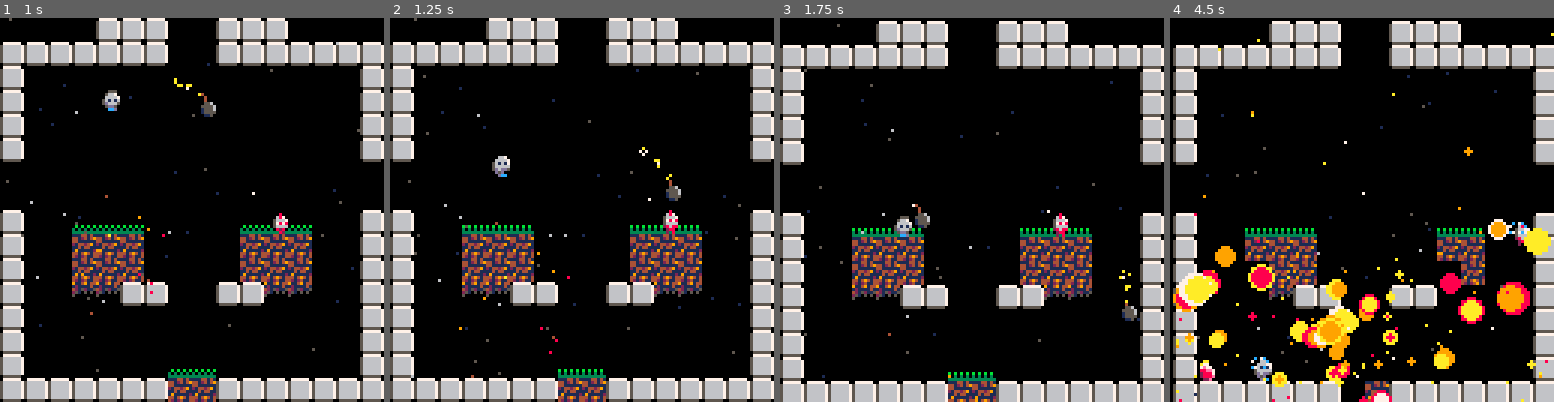
Above: before the commit, frames 1-4 (left to right).
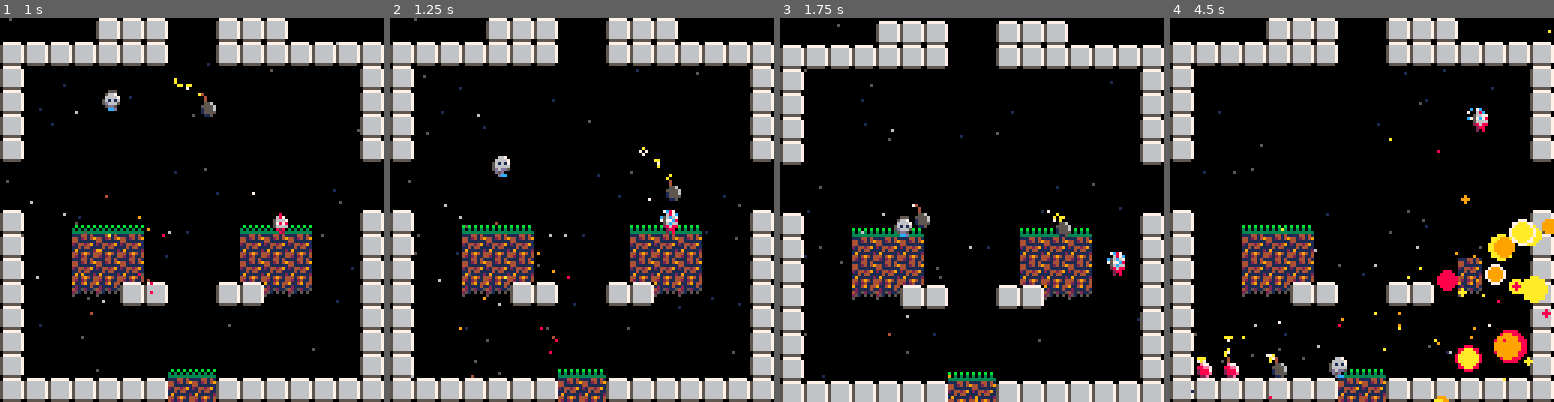
Above: after the commit, the same moments.

Repository: lkingsford/pico8-projects
Game: PICO-8 cartridge plat1.p8
The game is run twice, just before and just after one commit, with the same random seed, the same clock (stepped at 60 frames per second) and the same inputs.
Inputs:
- Up to frame 1 (1 s): tap X (X key) at 0.33 s; tap O (Z key) at 0.7 s
- Up to frame 2 (1.25 s): tap X (X key) at 1.07 s
- Up to frame 3 (1.75 s): hold Right from 1.6 s (still down); tap O (Z key) at 1.7 s
- Up to frame 4 (4.5 s): tap X (X key) at 1.85, 2.97, 4.08 s; release Right at 2.1 s; tap O (Z key) every 0.4 s from 2.1 to 4.1 s; hold Up 2.15-2.42 s; hold Right 2.47-3.03 s; hold Left 3.08-3.58 s; hold Down 3.63-3.97 s; hold Right from 4.02 s (still down)

Frame 1 is identical in both runs. In frame 2, less than 0.1% of the frame differs, in the area x 70-75%, y 50-54%; in frame 3, 0.6%; in frame 4, 28%, in the area x 0-100%, y 0-100%.

Commit message:
Actors hit by bombs not just booms

Diff:
--- a/plat1.p8
+++ b/plat1.p8
@@ -158,11 +158,11 @@
 	for a in all(actors) do
 		init_x = a.x
 		init_y = a.y
-		-- Move. Doing multiple per frame.
 		if a.held_by then
 			a.x = a.held_by.x + sgn(a.held_by.dx) * 3
 			a.y = a.held_by.y - 3
 		else
+			-- Move. Doing multiple per frame.
 			if max(abs(a.dx), abs(a.dy)) > 0 then
 				local steps = 5
 				for i = 0, steps do
@@ -193,6 +193,25 @@
 				a.dx = 0
 				a.on_floor = true
 			end
+			if a.recent_thrower != nil then
+				a.throw_time -= 1
+				if a.throw_time == 0 then a.recent_thrower = nil end
+			end
+			-- Check if hit another actor that can be knocked out
+			if a.knocked < 0 then
+				for i in all(actors) do
+					if i != a and i.knocked >= 0 then
+						local speed = distance(a.dx, a.dy)
+						if distance(i.x, i.y, a.x, a.y) < 12 and speed > 0 and a.recent_thrower != i then
+							i.dx += a.dx
+							i.dy += a.dy
+							i.knocked += 15
+							a.dx = 0
+							a.dy = 0
+						end
+					end
+				end
+			end
 			-- Friction
 			if a.on_floor then
 				a.dx *= 0.8
@@ -211,7 +230,7 @@
 function player(actor)
 	-- Logic for any player
 	if actor.knocked > 0 then
-		actor.knocked -= 1
+		actor.knocked = max(actor.knocked - 1, 0)
 		return
 	end
 	local p = actor.player
@@ -274,6 +293,8 @@
 	a.holding = nil
 	item.dx = sgn(a.dx) * .5
 	item.dy = 0
+	item.recent_thrower = a
+	item.throw_time = 0.5
 end
 
 function pick_item(a, item)
@@ -287,6 +308,8 @@
 	a.holding = nil
 	b.dx = a.dx + sgn(a.dx) * 3
 	b.dy = a.dy - 3
+	b.recent_thrower = a
+	b.throw_time = 0.5
 	if up then
 		b.dy -= 3
 	end
@@ -358,10 +381,10 @@
 end
 
 function exploded(b)
-	-- Make bomb explode just a frame after the one next to it doees
 	if b.held_by then
 		b.held_by.holding = nil
 	end
+	-- Make bomb explode just a frame after the one next to it doees
 	b.dy += rnd(0.5)
 	b.dx += rnd(0.5)
 	b.t = 3
